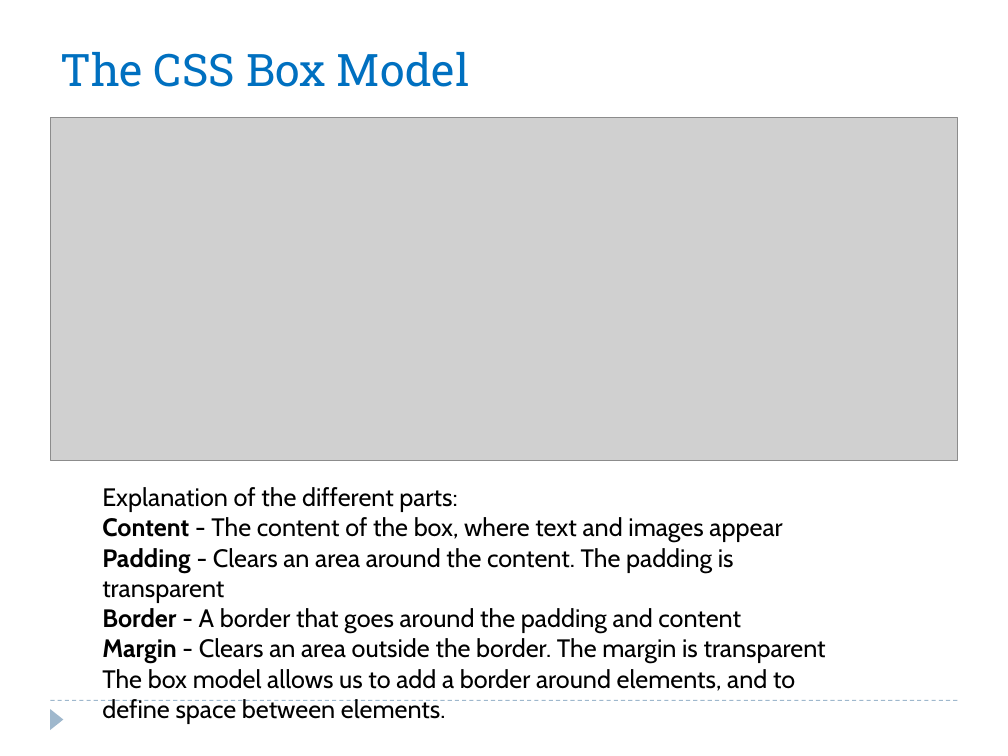
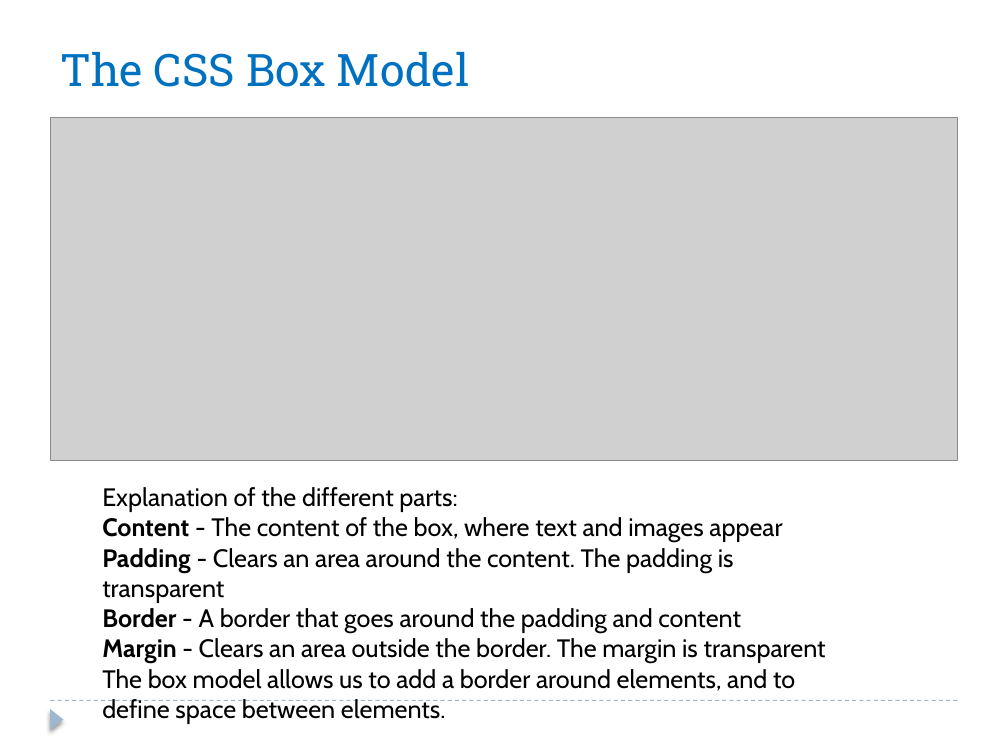
Before and after one commit to Reeves9/Class-Notes, a slide deck: slide 43 of 5th SEM/Web Technology/css.pptx. Drawn at 1008x756 pixels with LibreOffice and Linux fonts; fonts in the diff are those of the drawing; grey boxes stand for pictures. Boxes give left, top, right and bottom in pixels: in the first picture for what was removed or moved away, otherwise in the second. Text is boxed around its words. In the diff, an @@ line names an element or a change of style, - is before the commit and + after.

```diff
--- a/5th SEM/Web Technology/css.pptx
+++ b/5th SEM/Web Technology/css.pptx
@@ triangle at (50,709,64,730): shadow on @@
```
Also in this commit, not shown: 66 other slides changed, 2 other files.
